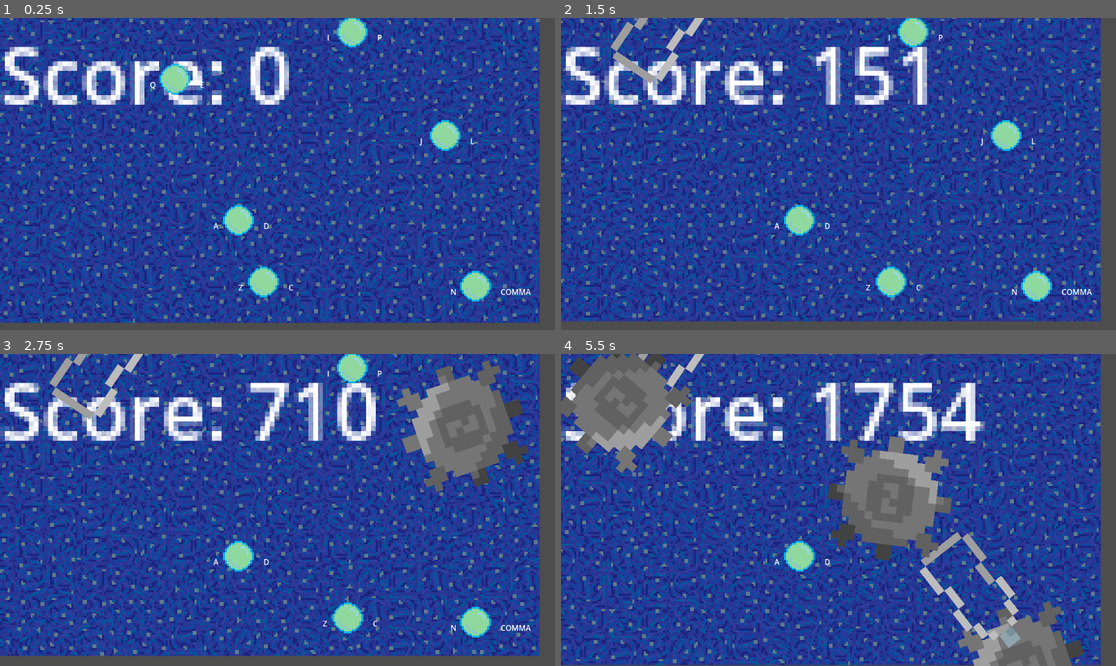
Above: before the commit, frames 1-4 (two rows, left to right).
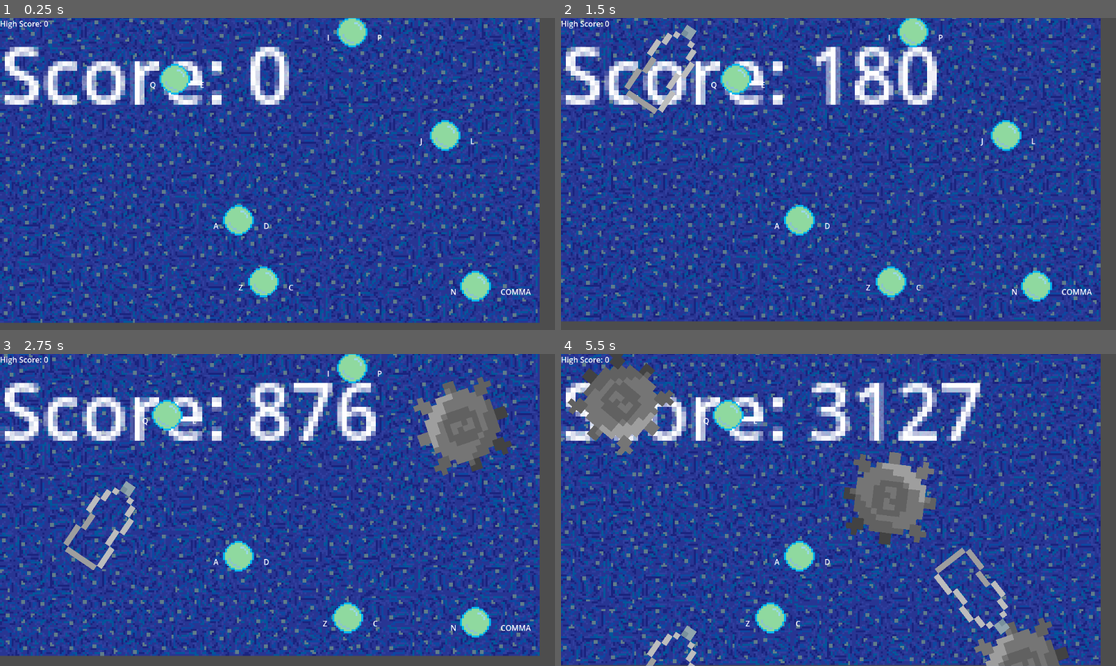
Above: after the commit, the same moments.

Repository: jschavey/bubble-ggj2025
Game: Godot game, scene res://main.tscn
Two runs of this game, one before a commit and one after it. Both use one fixed random seed, a clock stepped at 60 frames per second and the inputs below.
Inputs:
- Up to frame 1 (0.25 s): no input
- Up to frame 2 (1.5 s): tap Enter at 0.5 s; hold C (move_right_3) 0.53-1.28 s; tap Q (move_left_2) at 0.6 s; hold Z (move_left_3) from 1.28 s (still down); tap E (move_right_2) at 1.35 s
- Up to frame 3 (2.75 s): release Z (move_left_3) at 2.03 s; hold C (move_right_3) from 2.03 s (still down); tap Q (move_left_2) at 2.1 s
- Up to frame 4 (5.5 s): tap E (move_right_2) at 2.85, 4.35 s; release C (move_right_3) at 3.53 s; hold Z (move_left_3) from 3.53 s (still down); tap Q (move_left_2) at 3.6, 5.1 s

The runs differ from the first frame. In frame 1, 0.1% of the frame differs, in the area x 0-9%, y 0-4%; in frame 2, 3.7%; in frame 3, 7.5%; in frame 4, 14%, in the area x 0-95%, y 0-100%.

Commit message:
fix game over and score

Diff:
--- a/bubble.gd
+++ b/bubble.gd
@@ -10,6 +10,8 @@
 
 @onready var sprite = get_node("../Sprite2D")  # Access the sibling Sprite2D node
 @onready var collision_shape = $CollisionShape2D  # Access the CollisionShape2D node
+
+signal bubble_popped(area2d)
 
 var left_label: Label
 var right_label: Label
@@ -54,6 +56,7 @@
 				print("Collided with Obstacle")
 				alive = false
 				sprite.visible = false  # Hide the sprite immediately
+				emit_signal("bubble_popped", self)
 				queue_free()  # Remove the bubble upon collision
 
 func randomize_position():
--- a/main.gd
+++ b/main.gd
@@ -6,15 +6,20 @@
 
 @onready var bubble_scene = preload("res://Bubble.tscn")
 @onready var score_label = $ScoreLabel  # Access the ScoreLabel node
+@onready var high_score_label = $HighScoreLabel  # Add a label to display high score
 
 @export var spawn_rate_increase_interval: float = 10.0  # Time in seconds to increase the spawn rate
 @export var spawn_rate_increase_factor: float = 0.8  # Factor to decrease the spawn interval
+
+@export var high_score_file_path: String = "user://high_score.save"  # File path for saving high score
 
 
 var obstacle_timer = 0.0
 var spawn_rate_timer = 0.0
 var bubbles = []
 var total_score = 0
+var high_score = 0  # Variable to store the high score
+
 
 var bubble_keys = [
 	{"move_left_key": "move_left_2", "move_right_key": "move_right_2"},  # Q and E
@@ -26,6 +31,9 @@
 ]
 
 func _ready():
+	load_high_score()  # Load high score at the start
+	update_high_score_label()  # Display the loaded high score
+
 	var screen_size = get_viewport().size
 	var regions = [
 		Rect2(Vector2(0, 0), Vector2(screen_size.x / 2, screen_size.y / 3)),  # Top left (Q and E)
@@ -44,7 +52,8 @@
 		area2d_instance.spawn_region = regions[i]
 		add_child(bubble_instance)
 		bubbles.append(area2d_instance)
-		area2d_instance.connect("area_entered", Callable(self, "_on_Bubble_area_entered"))
+		area2d_instance.connect("bubble_popped", Callable(self, "_on_bubble_popped"))  # Connect to bubble_popped signal
+
 
 	update_score_label()  # Initial score display
 
@@ -69,6 +78,7 @@
 	update_score_label()  # Update the score display
 
 	# Check for game over condition
+	print("Bubble count: ", bubbles.size())
 	if bubbles.is_empty():
 		game_over()
 
@@ -79,17 +89,31 @@
 	add_child(obstacle_instance)
 	obstacle_instance.name = "Obstacle"  # Explicitly set the name after adding to the scene
 
-func _on_Bubble_area_entered(area: Area2D):
-	print("Collision detected with: ", area.name)  # Log the collision
-	if area.get_parent().name == "Obstacle":
-		print("Collided with Obstacle")
-		area.queue_free()
-		bubbles.erase(area)
-		if bubbles.is_empty():
-			game_over()
+func _on_bubble_popped(bubble_instance):
+	print("Bubble popped: ", bubble_instance)
+	bubbles.erase(bubble_instance)  # Remove the bubble from the array
+
+	if bubbles.is_empty():
+		game_over()
 
 func update_score_label():
 	score_label.text = "Score: " + str(total_score)  # Update the score label text
+
+func update_high_score_label():
+	high_score_label.text = "High Score: " + str(high_score)  # Update the high score label text
+
+func save_high_score():
+	var file = FileAccess.open(high_score_file_path, FileAccess.WRITE)
+	if file:
+		file.store_line(str(high_score))
+		file.close()
+
+func load_high_score():
+	var file = FileAccess.open(high_score_file_path, FileAccess.READ)
+	if file:
+		if not file.eof_reached():
+			high_score = file.get_line().to_int()
+		file.close()
 
 func game_over():
 	print("Game Over! Final Score: ", total_score)
--- a/main.tscn
+++ b/main.tscn
@@ -14,3 +14,7 @@
 scale = Vector2(10, 10)
 theme_override_font_sizes/font_size = 16
 horizontal_alignment = 1
+
+[node name="HighScoreLabel" type="Label" parent="."]
+offset_right = 40.0
+offset_bottom = 23.0
--- a/obstacle.gd
+++ b/obstacle.gd
@@ -1,7 +1,7 @@
 extends Area2D
 
 @export var obstacle_textures: Array[Texture2D]
-@export var obstacle_size: Vector2 = Vector2(256, 256)  # Adjust the obstacle size
+@export var obstacle_size: Vector2 = Vector2(192, 192)  # Adjust the obstacle size
 @export var speed: float = 200.0
 
 @onready var sprite = get_node("../Sprite2D")  # Access the sibling Sprite2D node
